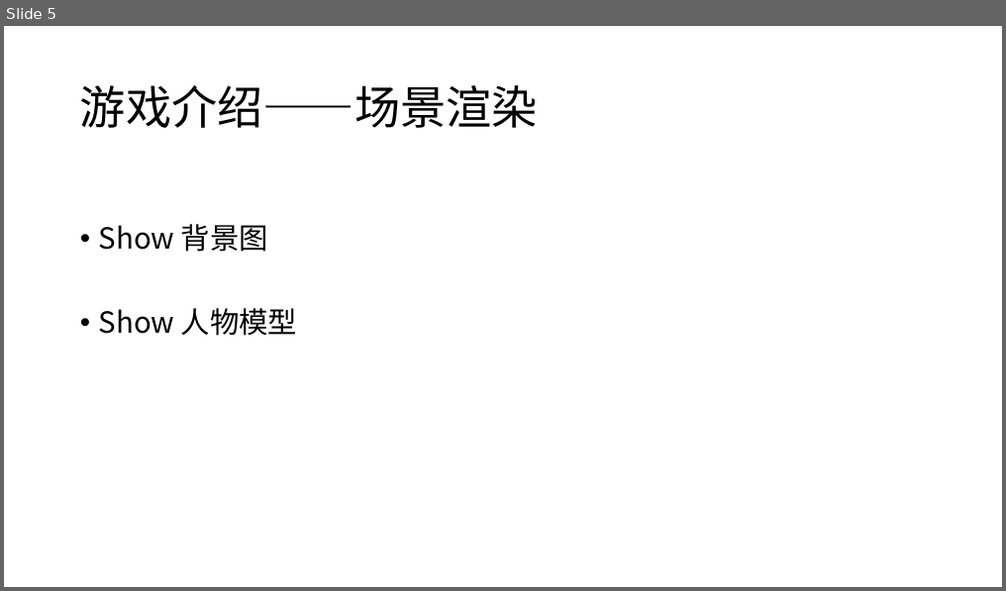
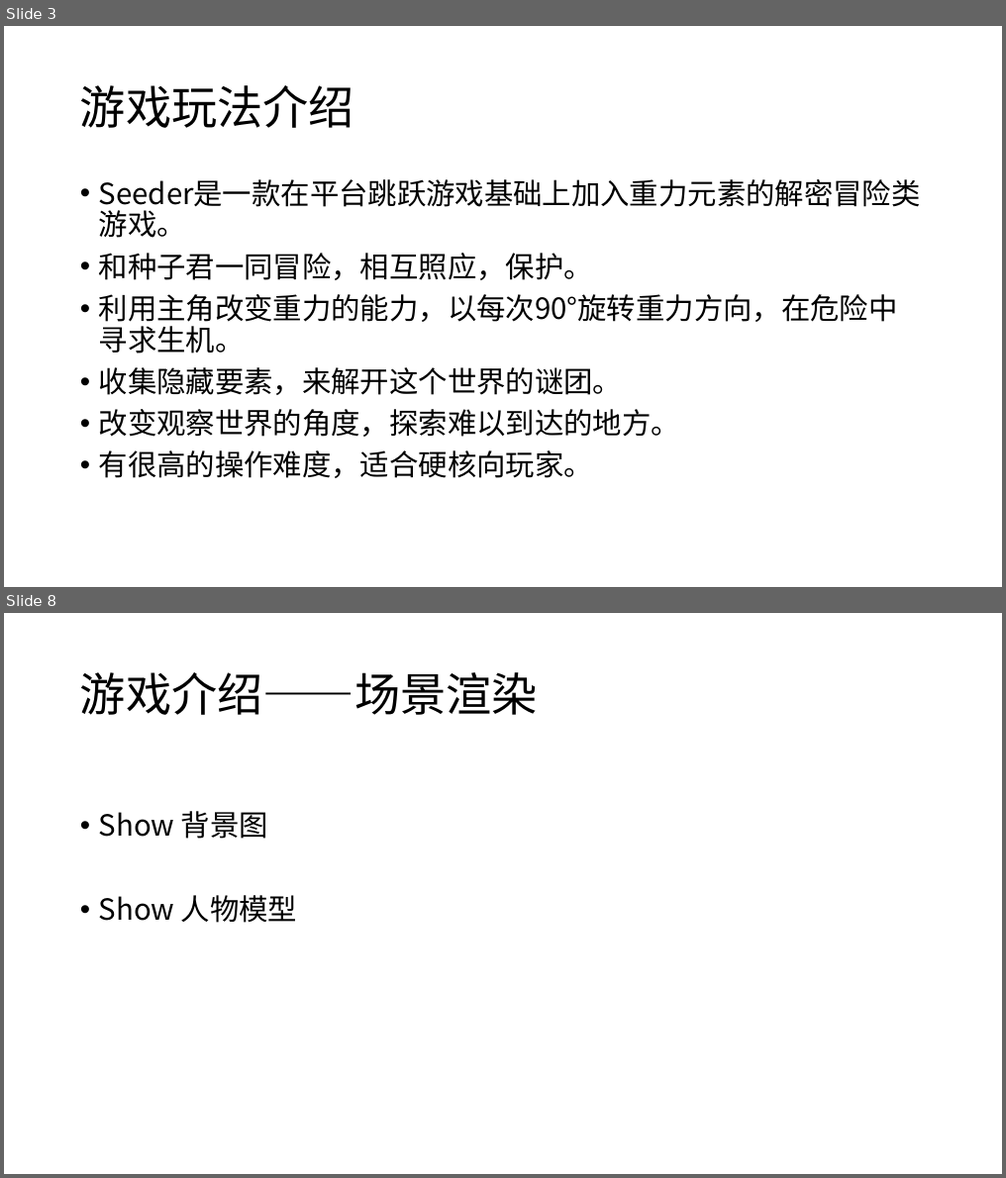
Before and after one commit to fracgames/fracgames.github.io, a slide deck: Presentation/Presentation.pptx. Shown one above the other, each under a label of ours: slide 5 before the commit, slides 3 and 8 after it; the slides between them are not shown. The pictures are 1006x591 and 1006x1178 pixels, drawn with LibreOffice and Linux fonts; fonts in the diff are those of the drawing. Boxes give left, top, right and bottom in pixels: in the first picture for what was removed or moved away, otherwise in the second. Text is boxed around its words. In the diff, an @@ line names an element or a change of style, - is before the commit and + after.

```diff
--- a/Presentation/Presentation.pptx
+++ b/Presentation/Presentation.pptx
@@ slide 3 added at bbox=[4, 26, 1002, 587], background #FFFFFF @@
@@ title added at bbox=[80, 85, 354, 128], 44 pt, text #000000 @@
+游戏玩法介绍
@@ text added at bbox=[99, 210, 898, 478], 28 pt, text #000000 @@
+• Seeder是一款在平台跳跃游戏基础上加入重力元素的解密冒险类游戏。
+• 和种子君一同冒险，相互照应，保护。
+• 利用主角改变重力的能力，以每次90°旋转重力方向，在危险中寻求生机。
+• 收集隐藏要素，来解开这个世界的谜团。
+• 改变观察世界的角度，探索难以到达的地方。
+• 有很高的操作难度，适合硬核向玩家。
@@ what was slide 5 is now slide 8 @@
```
Also in this commit, not shown: 4 slides changed, 4 other slides added, 1 slide removed.
